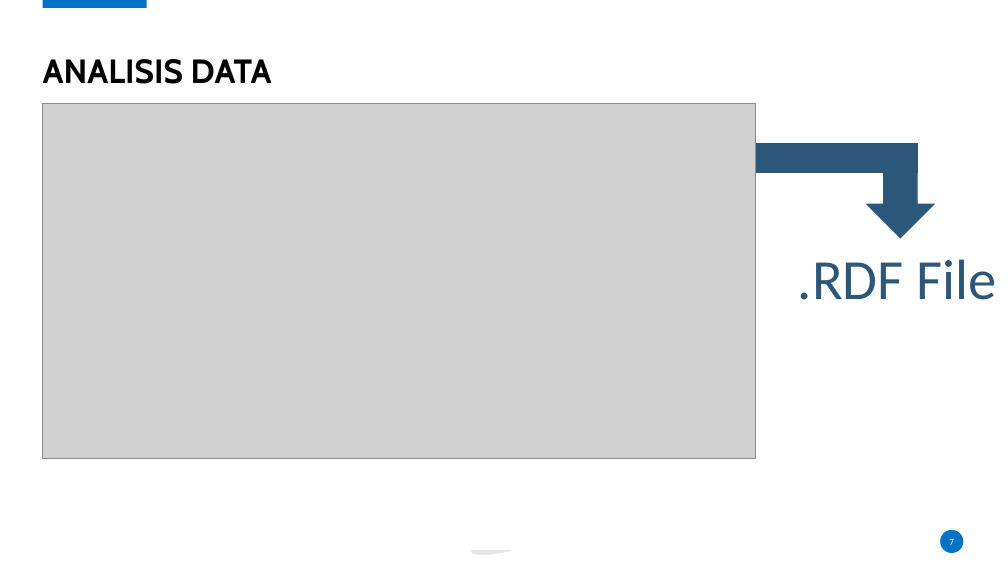
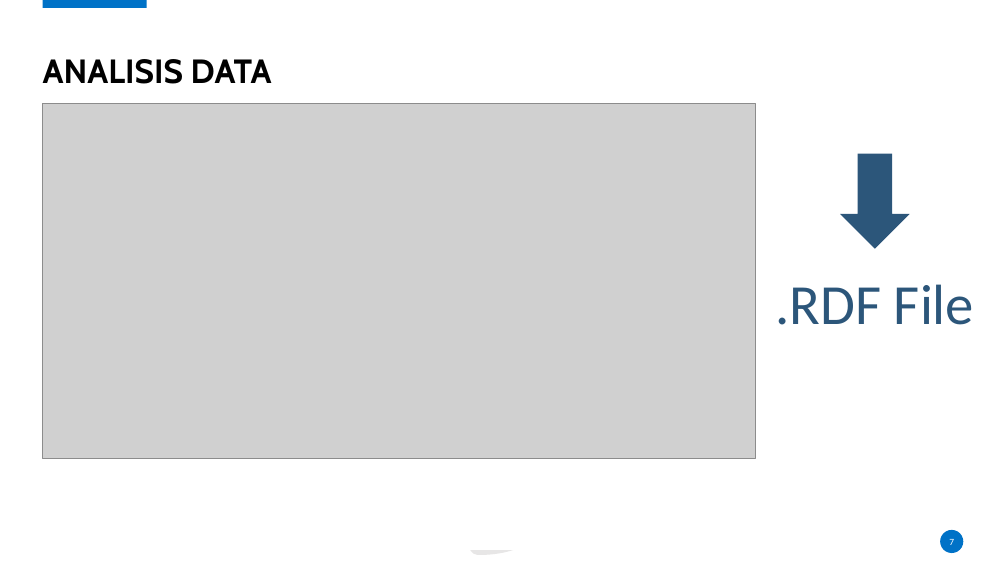
Before and after one commit to karyoutomoo/The-Tree-of-Heroes, a slide deck: slide 7 of 05111540000007-Faiq-Presentasi.pptx. Drawn at 1008x567 pixels with LibreOffice and Linux fonts; fonts in the diff are those of the drawing; grey boxes stand for pictures; background and template pictures are left out. Boxes give left, top, right and bottom in pixels: in the first picture for what was removed or moved away, otherwise in the second. Text is boxed around its words. In the diff, an @@ line names an element or a change of style, - is before the commit and + after.

```diff
--- a/05111540000007-Faiq-Presentasi.pptx
+++ b/05111540000007-Faiq-Presentasi.pptx
@@ rectangle removed at [755, 143, 919, 173] @@
@@ down arrow: place and size @@
-down arrow at [867, 144, 935, 237]
+down arrow at [842, 154, 909, 248]
@@ text ".RDF File": place and size @@
-text ".RDF File" at [798, 259, 997, 300]
+text ".RDF File" at [775, 284, 974, 325]
```
Also in this commit, not shown: 3 other slides changed, 1 slide added, 1 slide removed, 2 other files.
